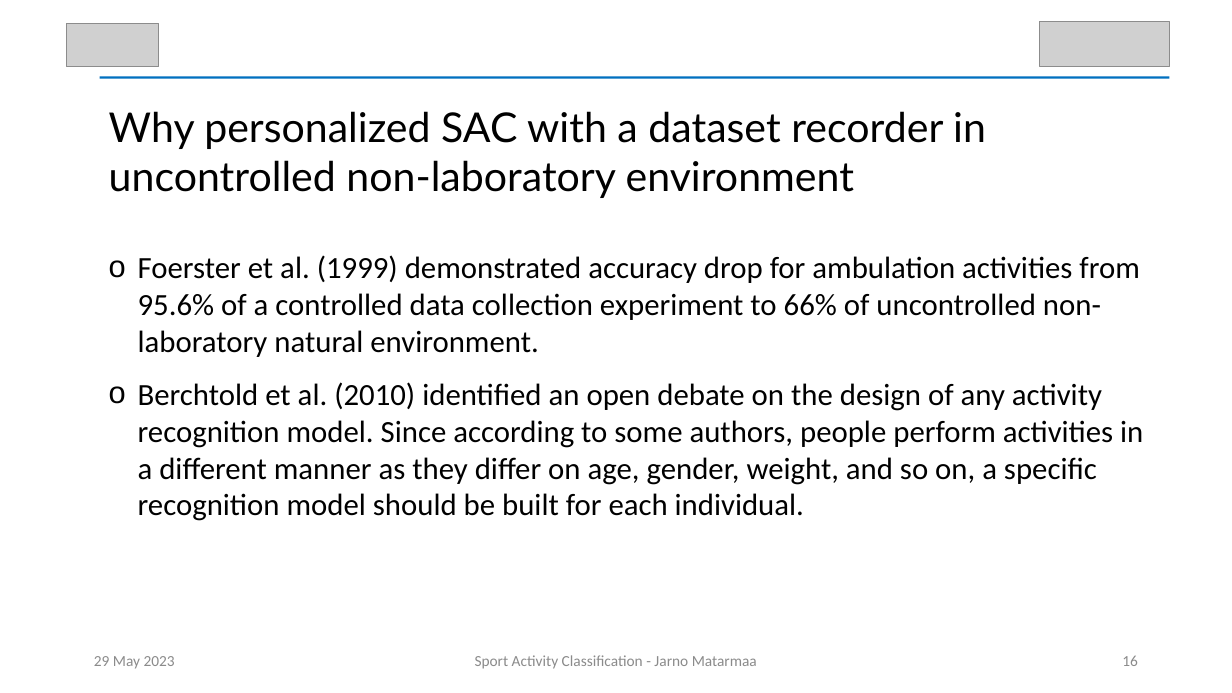
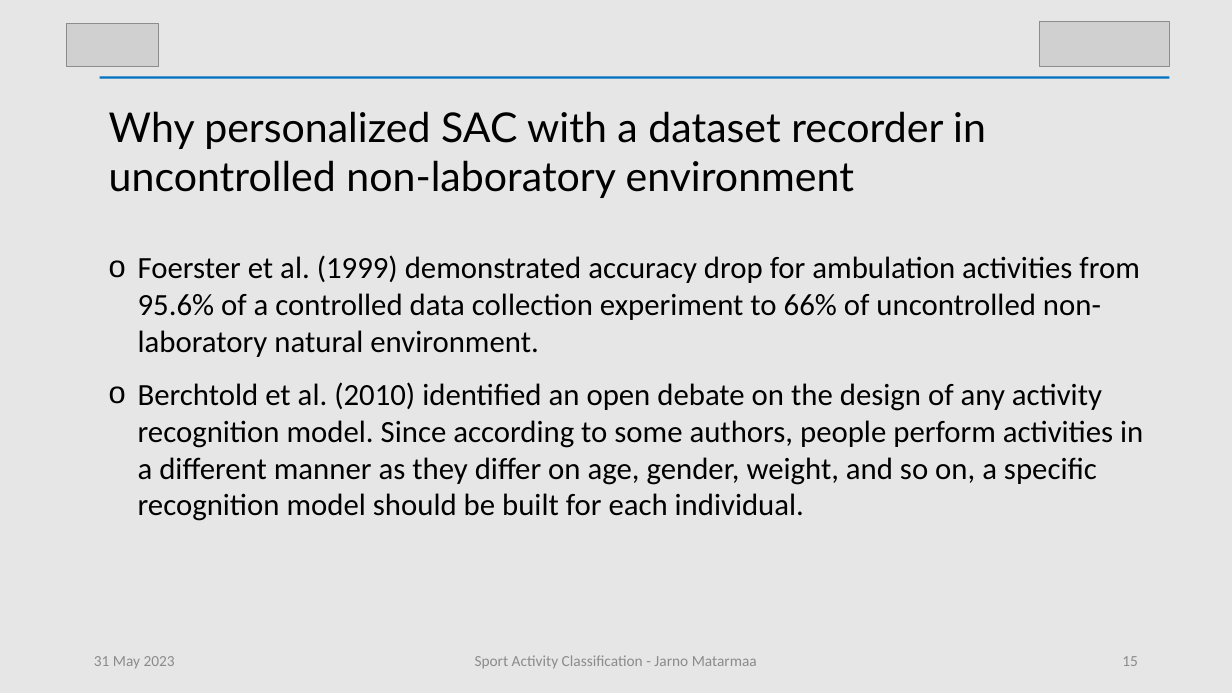
Before and after one commit to JABE22/MasterProject, a slide deck: slide 15 of presentation/SAC_Thesis_Presentation.pptx (slide 16 before the commit). Drawn at 1232x693 pixels with LibreOffice and Linux fonts; fonts in the diff are those of the drawing; grey boxes stand for pictures. Boxes give left, top, right and bottom in pixels: in the first picture for what was removed or moved away, otherwise in the second. Text is boxed around its words. In the diff, an @@ line names an element or a change of style, - is before the commit and + after.

```diff
--- a/presentation/SAC_Thesis_Presentation.pptx
+++ b/presentation/SAC_Thesis_Presentation.pptx
@@ background #FFFFFF to #E7E6E6 @@
@@ text at bbox=[94, 656, 175, 669]: text changed @@
-29 May 2023
+31 May 2023
@@ page number at bbox=[1122, 656, 1138, 666]: text changed @@
-16
+15
```
Also in this commit, not shown: 18 other slides changed.
